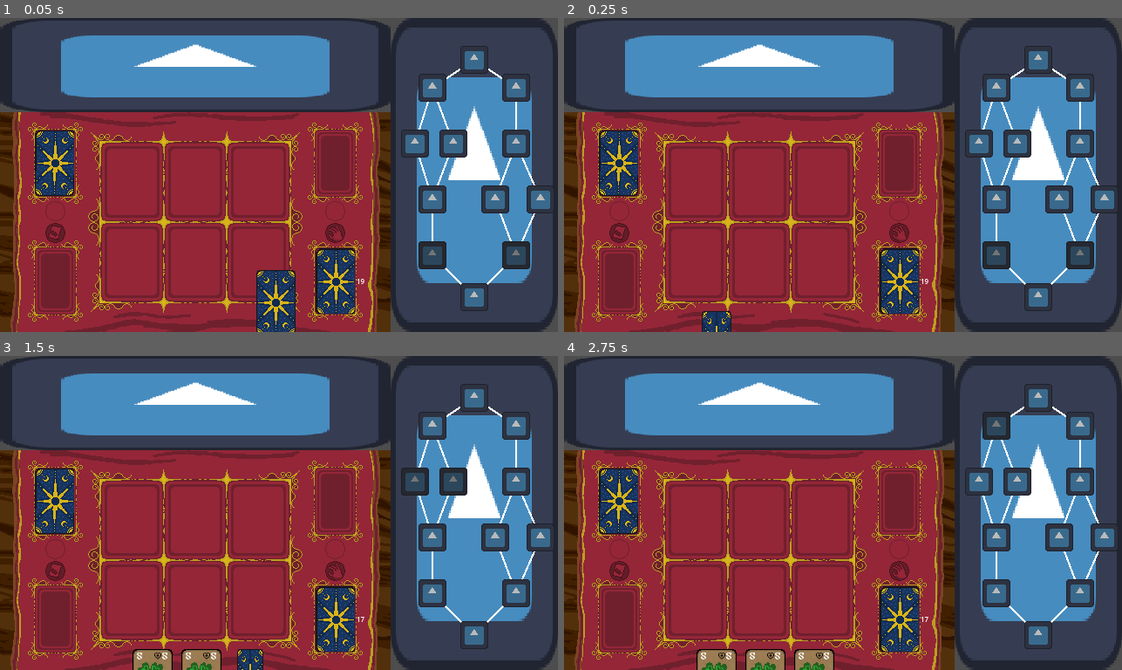
Above: before the commit, frames 1-4 (two rows, left to right).
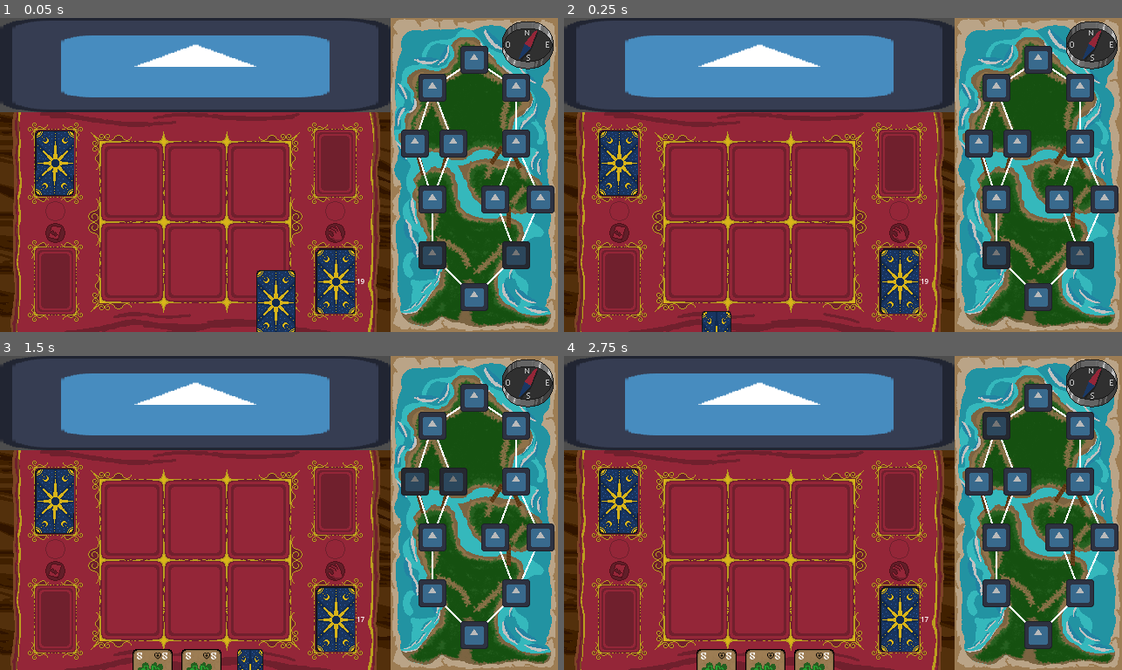
Above: after the commit, the same moments.

Repository: gonzapiacen/Jam-GA-2026
Game: Godot game, scene res://scenes/pantalla_juego.tscn
Same seed, same stepped clock (60 frames per second), same inputs: the game is played once before the commit and once after it. The project has no main scene, so this scene is started directly. The engine's default icon, where the game draws it, is replaced by a stand-in: a white triangle on a blue panel in a dark square.
Inputs (mouse positions are in pixels of both pictures, inside the frame that each line leads up to):
- Up to frame 1 (0.05 s): no input
- Up to frame 2 (0.25 s): no input
- Up to frame 3 (1.5 s): click (435, 594) at 0.52 s; click (435, 538) at 1.25 s
- Up to frame 4 (2.75 s): click (976, 481) at 2.02 s

The runs differ from the first frame. In frame 1, 24% of the frame differs, in the area x 70-100%, y 0-100%; in frame 2, 24%; in frame 3, 24%; in frame 4, 24%.

Commit message:
Enemy, Player, Combat Simple

Diff:
--- a/scenes/map_scene.tscn
+++ b/scenes/map_scene.tscn
@@ -1,10 +1,15 @@
 [gd_scene format=3 uid="uid://capum1kkvsn3m"]
 
+[ext_resource type="Texture2D" uid="uid://bwwbllkrypvs" path="res://assets/texturas/mapa_vacio.png" id="1_5m4q6"]
 [ext_resource type="PackedScene" uid="uid://bex1minhkbqp5" path="res://scenes/map.tscn" id="1_ne7uw"]
 [ext_resource type="PackedScene" uid="uid://lxtm7k8bdqr0" path="res://test/map_node.tscn" id="2_5m4q6"]
 
 [node name="MapScene" type="Node2D" unique_id=849957452]
 metadata/_edit_vertical_guides_ = [448.0]
+
+[node name="Sprite2D" type="Sprite2D" parent="." unique_id=1989120802]
+position = Vector2(544, 180)
+texture = ExtResource("1_5m4q6")
 
 [node name="Map" parent="." unique_id=536333715 instance=ExtResource("1_ne7uw")]
 
@@ -79,5 +84,3 @@
 position = Vector2(544, 48)
 level = 5
 map = NodePath("..")
-
-[node name="Sprite2D" type="Sprite2D" parent="." unique_id=1989120802]
--- a/scripts/carta.gd
+++ b/scripts/carta.gd
@@ -26,6 +26,10 @@
 var enCampo: bool
 var esConsumible: bool
 
+var enDescarte: bool
+var enemy: Enemy
+var player: Player
+
 signal ver_info
 signal ocultar_info
 signal jugar_carta
@@ -47,6 +51,14 @@
 # Called every frame. 'delta' is the elapsed time since the previous frame.
 func _process(delta: float) -> void:
 	pass
+
+func jugar() -> void:
+	if tipoEfecto == 0:
+		enemy.damage -= efecto
+	else: if tipoEfecto == 1:
+		player.modified_health(-efecto)
+	else:
+		player.modified_energy(efecto)
 
 func _on_area_2d_mouse_entered() -> void:
 
--- a/scripts/enemy.gd
+++ b/scripts/enemy.gd
@@ -7,6 +7,9 @@
 @export var defense: int
 @export var player: Player
 
+func take_turn() -> void:
+	attack()
+
 func attack() -> void:
 	player.modified_health(-damage)
 
Binary file added: assets/texturas/mapa_vacio.png
Not shown, added: assets/texturas/mapa_vacio.png.import
